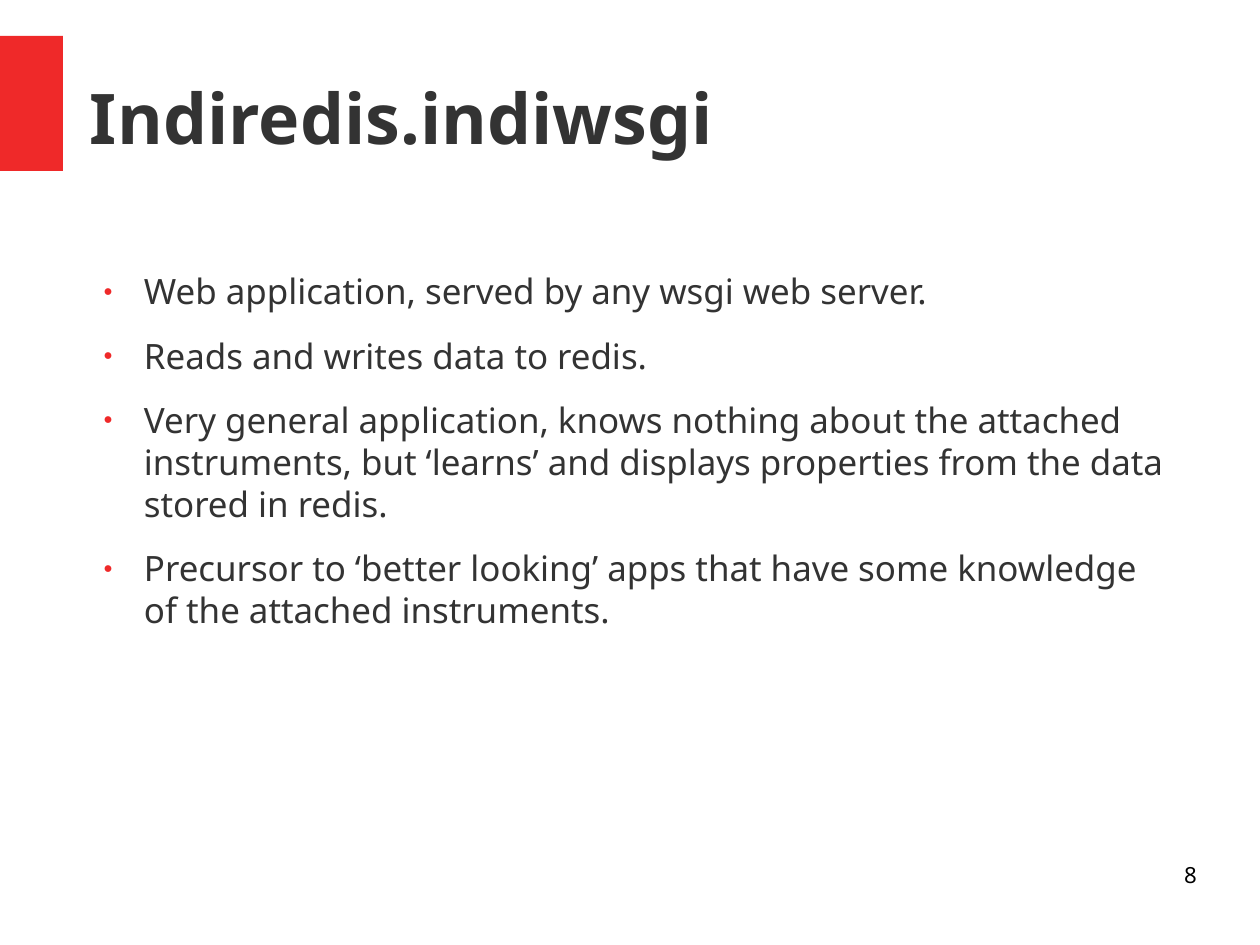
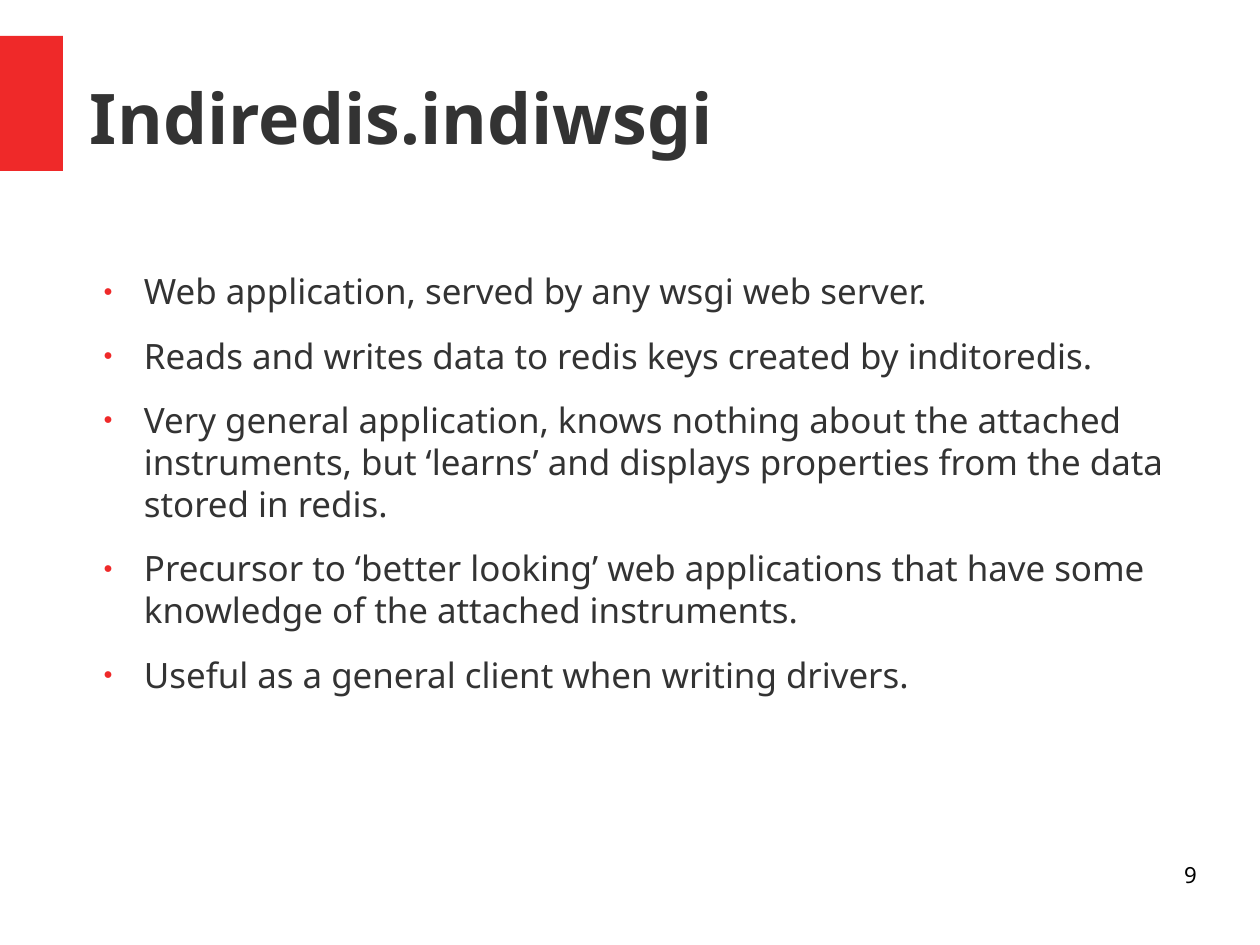
Before and after one commit to bernie-skipole/indi, a slide deck: slide 9 of indislides.odp (slide 8 before the commit). Drawn at 1260x945 pixels with LibreOffice and Linux fonts; fonts in the diff are those of the drawing. Boxes give left, top, right and bottom in pixels: in the first picture for what was removed or moved away, otherwise in the second. Text is boxed around its words. In the diff, an @@ line names an element or a change of style, - is before the commit and + after.

```diff
--- a/indislides.odp
+++ b/indislides.odp
@@ text at (144, 342, 1092, 378): text changed @@
-● Reads and writes data to redis.
+● Reads and writes data to redis keys created by inditoredis.
@@ text at (144, 554, 1144, 697): text changed @@
-● Precursor to ‘better looking’ apps that have some knowledge of the attached instruments.
+● Precursor to ‘better looking’ web applications that have some knowledge of the attached instruments.
+● Useful as a general client when writing drivers.
@@ page number at (1184, 867, 1197, 884): text changed @@
-8
+9
```
Also in this commit, not shown: 7 other slides changed, 2 slides added.
